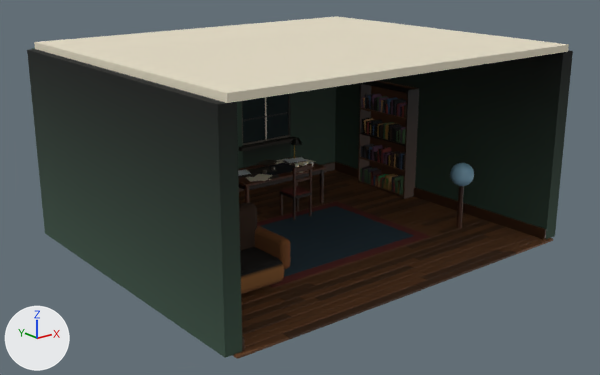
The glTF model public/yw9-ice/study.glb: old version first, new version second.
Before and after are seen from a camera (50 mm lens) standing at (-9.01, -11.3, 5.43) and looking at (-0.12, -0.18, 0.98). Lighting does not change. The marker at lower left points along +X, +Y and +Z. The older version comes first. Vertices at exactly the same position are counted once.

Objects in the first picture: 'study.fabric.2', 'study.fabric.29', 'study.fabric.3', 'study.fabric.30', 'study.glass.4', 'study.map.31', 'study.plank.0', 'study.plank.1', 'study.plank.10', 'study.plank.18', 'study.plank.9', 'study.plaster.7', 'study.plaster.8' and 17 more.
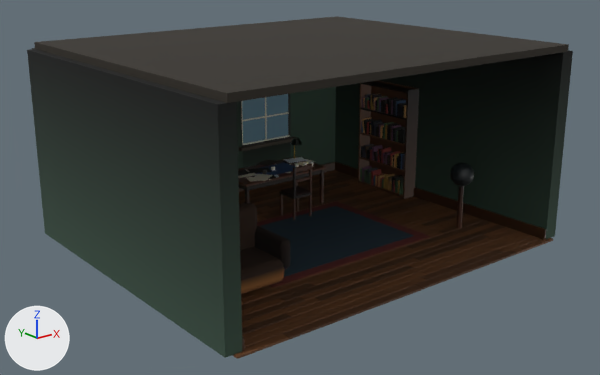
What changed in the scene script:
```text
Change me_sw0_gl_002:
    where me_sw0_gl_002.from_pydata(...)  # 16 vertices, 24 faces; spans x 0.78..2.02, y 2.9..3.1, z 1.03..2.57
    used by ob_study_glass_4; location = (0.0, 0.0, 0.0)
    me_sw0_gl_002 part 1: 12 faces centred in x 0.78..2.02, y 2.9..2.92, z 1.03..2.57 are repainted in the vertex colours; the middle colour goes from dark grey #554f48 to white #f8f8f9
Change me_st_ceiling_001:
    where me_st_ceiling_001.from_pydata(...)  # 8 vertices, 12 faces; spans x -3.5..3.5, y -3.0..3.0, z 3.4..3.52
    used by ob_study_plaster_8; location = (0.0, 0.0, 0.0)
    me_st_ceiling_001 part 2: 12 faces centred in x -3.5..3.5, y -3.0..3.0, z 3.4..3.52 are repainted in the vertex colours; the middle colour goes from white #fdfdfe to dark grey #332f2b
Change me_arm_arm_1_001:
    where me_arm_arm_1_001.from_pydata(...)  # 192 vertices, 376 faces; spans x -2.8..-1.6, y -1.85..-0.95, z 0.35..0.85
    used by ob_study_fabric_30; location = (0.0, 0.0, 0.0)
    me_arm_arm_1_001 part 3: 110 faces centred in x -1.8..-1.6, y -1.85..-0.95, z 0.543..0.85 are repainted in the vertex colours; the middle colour goes from white #f4f5f6 to dark grey #3c3833
Change me_globe_001:
    where me_globe_001.from_pydata(...)  # 266 vertices, 528 faces; spans x 2.38..2.82, y -1.82..-1.38, z 0.83..1.27
    used by ob_study_map_31; location = (0.0, 0.0, 0.0)
    me_globe_001 part 4: 528 kept faces spanning x 2.38..2.82, y -1.82..-1.38, z 0.83..1.27 get new vertex colours; the middle colour goes from white #f5f6f8 to dark grey #322e2a
```

Pixel boxes [x1, y1, x2, y2] of what changed, in the pictures (600 x 375 px):
part 1 of me_sw0_gl_002, recoloured (lighter)
    both: [242, 94, 288, 144]
part 2 of me_st_ceiling_001, recoloured (white to dark grey)
    both: [34, 16, 569, 103]
part 3 of me_arm_arm_1_001, recoloured
    both: [255, 226, 290, 266]
part 4 of me_globe_001, recoloured (darker)
    both: [450, 163, 474, 186]
